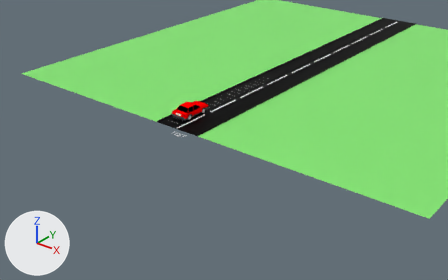
Two versions of the Blender file humble.blend, one commit apart.
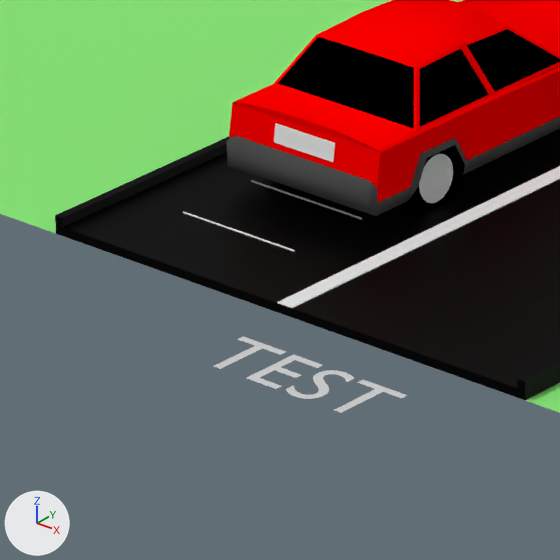
Each version appears first from a 50 mm lens placed at (44.7, -48.3, 30.0), pointed at (4.6, 1.9, -1.1), and next in a close-up on the part from 34% to 45% of the width and 37% to 54% of the height. Arrows for +X, +Y and +Z are at lower left; the lights stay in place.

The scene before the commit, as lines of its bpy script (objects in view):
```python
me_plane = bpy.data.meshes.new('Plane')
me_plane.from_pydata(...)  # 12 vertices, 7 faces; spans x 0.0..3.1, y -1.0..59.0, z -0.1..0.1
me_plane.materials.append(mat_road)  # black #000000
me_plane_002 = bpy.data.meshes.new('Plane.002')
me_plane_002.from_pydata([(-30.0, -1.0, 0.0), (30.0, -1.0, 0.0), (-30.0, 59.0, 0.0), (30.0, 59.0, 0.0)], [], [(0, 1, 3, 2)])
me_plane_002.materials.append(mat_grass)  # green #88e777
txt_text = bpy.data.curves.new('text', 'FONT')
txt_text.body = 'TEST'
txt_text.materials.append(mat_wheels)  # light grey #cecece
ob_grass = bpy.data.objects.new('Grass', me_plane_002)
ob_grass.location = (0.0, 0.0, 0.0)
ob_plate_text = bpy.data.objects.new('plate_text', txt_text)
ob_plate_text.location = (0.0, -2.297, 0.0)
ob_road = bpy.data.objects.new('Road', me_plane)
ob_road.location = (0.0, 0.0, 0.1)
_m = ob_road.modifiers.new('Mirror', 'MIRROR')
# also in view: 'Car' at (-1.4, 3.1, 0.8); 'plate' at (-1.4, 0.9, 0.8); 'Cube' at (0.0, 28.5, 0.1)
```
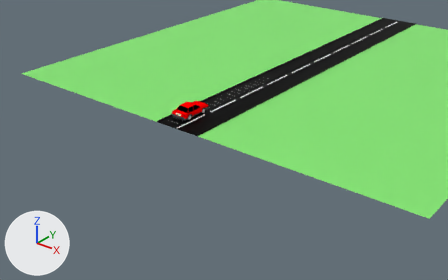
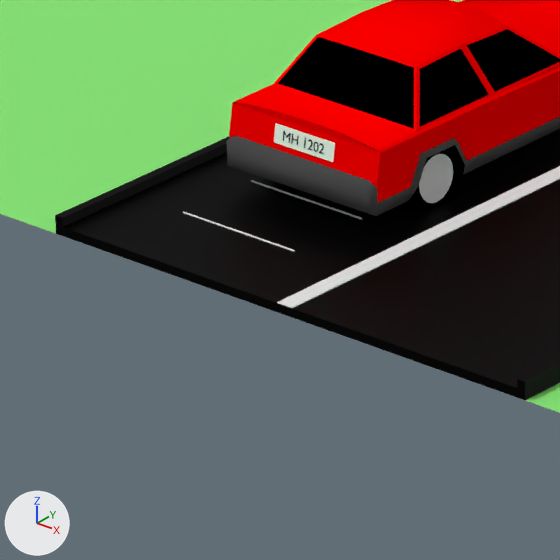
The edits, one by one:
Text 'text' (txt_text) no longer uses material mat_wheels (light grey #cecece).
In text 'text' (txt_text), body goes from 'TEST' to 'MH 1202'.
Text 'text' (txt_text) now uses material mat_black (black #000000).
In text 'text' (txt_text), align_x is now set to 'CENTER'.
In text 'text' (txt_text), size is now set to 0.15.
Object 'plate_text' (ob_plate_text) moves from (0.0, -2.297, 0.0) to (-1.407, 0.832, 0.778).
Object 'plate_text' (ob_plate_text) turns from (0, 0, 0) to (79, 0, 0) degrees about x, y and z.

What differs and where, as boxes (x1, y1, x2, y2) in the close-ups (560 x 560 px):
'plate_text', text changed, moved, turned: before (214, 336, 407, 413); after (283, 131, 324, 154)
